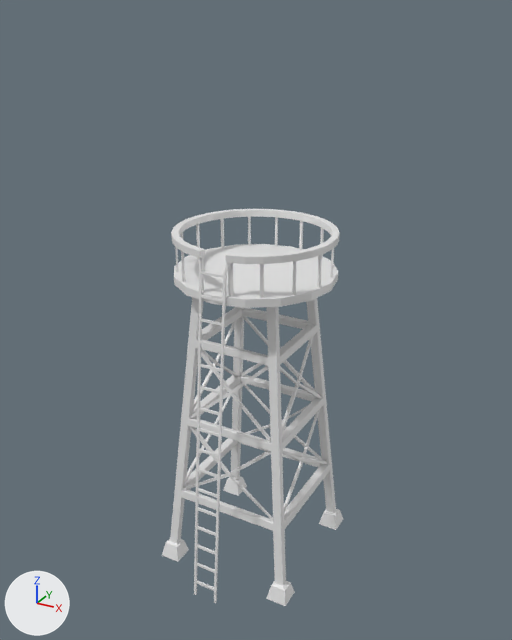
The Blender file BasicSht/TutorialSht/waterTower01.blend as it was, and as the next commit left it.
The view is the same before and after, from a 50 mm lens placed at (28.5, -51.8, 50.7), pointed at (0.5, -0.9, 25.2). The axes (+X, +Y, +Z) are drawn at lower left. The lights are the same throughout.

Script lines for the objects in view, before the commit:
```python
me_cube_001 = bpy.data.meshes.new('Cube.001')
me_cube_001.from_pydata(...)  # 616 vertices, 752 faces; spans x -7.0..7.0, y -7.0..7.0, z -1.0..28.4
me_cube_002 = bpy.data.meshes.new('Cube.002')
me_cube_002.from_pydata(...)  # 576 vertices, 560 faces; spans x -1.6..1.6, y -9.9..-6.7, z 0.1..32.9
me_cylinder = bpy.data.meshes.new('Cylinder')
me_cylinder.from_pydata(...)  # 176 vertices, 162 faces; spans x -1.0..1.0, y -1.0..1.0, z -1.0..9.37
me_cylinder_001 = bpy.data.meshes.new('Cylinder.001')
me_cylinder_001.from_pydata(...)  # 124 vertices, 69 faces; spans x -1.0..1.0, y -0.99..1.0, z -1.07..1.0
ob_base = bpy.data.objects.new('Base', me_cube_001)
ob_base.location = (0.0, 0.0, 1.0)
ob_base.rotation_euler = (0.0, 0.0, 1.571)  # degrees (0, 0, 90)
ob_base02 = bpy.data.objects.new('Base02', me_cylinder_001)
ob_base02.location = (0.0, 0.0, 32.9)
ob_base02.scale = (7.2, 7.2, 0.3)
ob_floor = bpy.data.objects.new('Floor', me_cylinder)
ob_floor.location = (0.0, 0.0, 29.3)
ob_floor.scale = (7.26, 7.26, 0.36)
ob_stairs = bpy.data.objects.new('stairs', me_cube_002)
ob_stairs.location = (0.0, 0.0, 0.0)
```
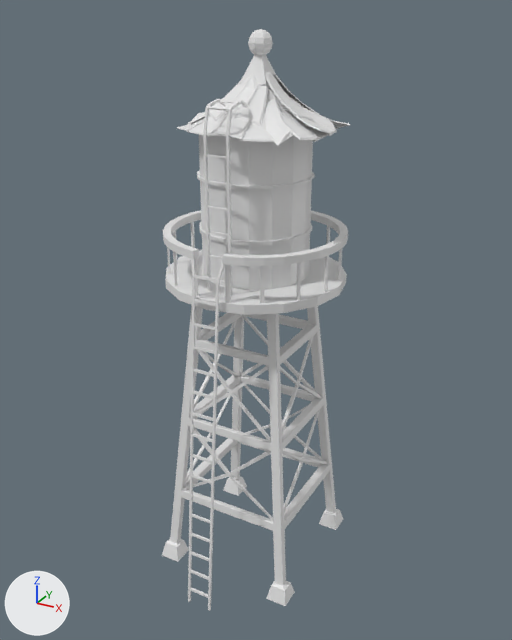
Commit message: water tower

Scene script edits in JSON lines:
```json
{"block": "me_cylinder", "where": "# used by ob_floor; location = (0.0, 0.0, 29.3); scale = (7.26, 7.26, 0.36)"}
{"op": "remove", "block": "me_cylinder", "code": "me_cylinder.from_pydata(...)  # 176 vertices, 162 faces; spans x -1.0..1.0, y -1.0..1.0, z -1.0..9.37"}
{"op": "add", "block": "me_cylinder", "code": "me_cylinder.from_pydata(...)  # 300 vertices, 231 faces; spans x -1.1..1.1, y -1.1..1.1, z -1.74..11.2"}
{"block": "me_cylinder", "change": "me_cylinder part 1: 176 vertices removed from x -1.0..1.0, y -1.0..1.0, z -1.0..9.37; 300 vertices added at x -1.1..1.1, y -1.1..1.1, z -1.74..11.2"}
{"op": "add", "block": "me_cube_003", "code": ["me_cube_003 = bpy.data.meshes.new('Cube.003')", "me_cube_003.from_pydata(...)  # 66 vertices, 70 faces; spans x -0.95..1.42, y -0.86..1.52, z -1.7..2.23"]}
{"op": "add", "block": "me_plane_015", "code": ["me_plane_015 = bpy.data.meshes.new('Plane.015')", "me_plane_015.from_pydata(...)  # 583 vertices, 403 faces; spans x -4.18..3.61, y -5.29..7.86, z -7.75..0.82"]}
{"op": "add", "block": "me_cube", "code": ["me_cube = bpy.data.meshes.new('Cube')", "me_cube.from_pydata(...)  # 324 vertices, 315 faces; spans x -1.1..1.1, y -0.1..3.12, z -1.0..13.91"]}
{"op": "add", "block": "me_cylinder_002", "code": ["me_cylinder_002 = bpy.data.meshes.new('Cylinder.002')", "me_cylinder_002.from_pydata(...)  # 160 vertices, 146 faces; spans x -1.05..1.05, y -1.05..1.05, z -1.0..1.0"]}
{"op": "set", "path": "ob_stairs.location", "old": "(0.0, 0.0, 0.0)", "new": "(0.0, -1.0, 0.0)"}
{"op": "remove", "block": "ob_base02", "code": ["ob_base02 = bpy.data.objects.new('Base02', me_cylinder_001)", "ob_base02.location = (0.0, 0.0, 32.9)", "ob_base02.scale = (7.2, 7.2, 0.3)"]}
{"op": "add", "block": "ob_cube", "code": ["ob_cube = bpy.data.objects.new('Cube', me_cube_003)", "ob_cube.location = (0.0, 0.0, 47.0)"]}
{"op": "add", "block": "ob_top", "code": ["ob_top = bpy.data.objects.new('top', me_plane_015)", "ob_top.location = (2.1, -1.0, 44.4)", "ob_top.rotation_euler = (0.11, 0.562, 6.271)  # degrees (6.3, 32, 359)", "ob_top.scale = (1.47, 1.05, 1.04)"]}
{"op": "add", "block": "ob_secondstair", "code": ["ob_secondstair = bpy.data.objects.new('secondStair', me_cube)", "ob_secondstair.location = (0.0, -6.0, 30.5)"]}
{"op": "add", "block": "ob_watertank", "code": ["ob_watertank = bpy.data.objects.new('WaterTank', me_cylinder_002)", "ob_watertank.location = (0.0, 0.0, 35.8)", "ob_watertank.scale = (4.7, 4.7, 6.34)"]}
```

Location of each change, [x1, y1, x2, y2] in pixels of the pictures (512 x 640 px):
```json
{"object": "WaterTank", "change": "added", "after": [197, 124, 315, 290]}
{"object": "Floor", "change": "reshaped", "before": [174, 217, 338, 308], "after": [163, 210, 348, 315], "on screen": "13% wider, 15% taller"}
{"object": "stairs", "change": "moved", "before": [194, 258, 230, 604], "after": [188, 259, 225, 611]}
{"object": "top", "change": "added", "after": [177, 72, 350, 146]}
{"object": "Base02", "change": "deleted", "before": [171, 209, 340, 264]}
{"object": "secondStair", "change": "added", "after": [203, 99, 249, 295]}
{"object": "Cube", "change": "added", "after": [240, 29, 279, 85]}
```
